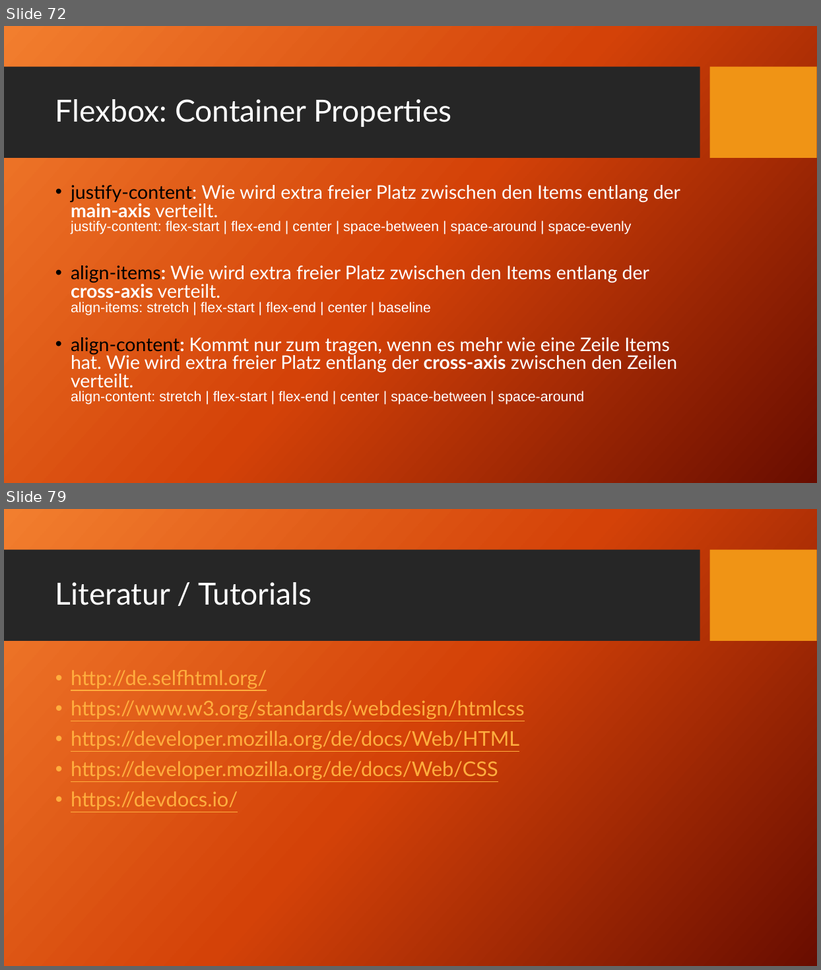
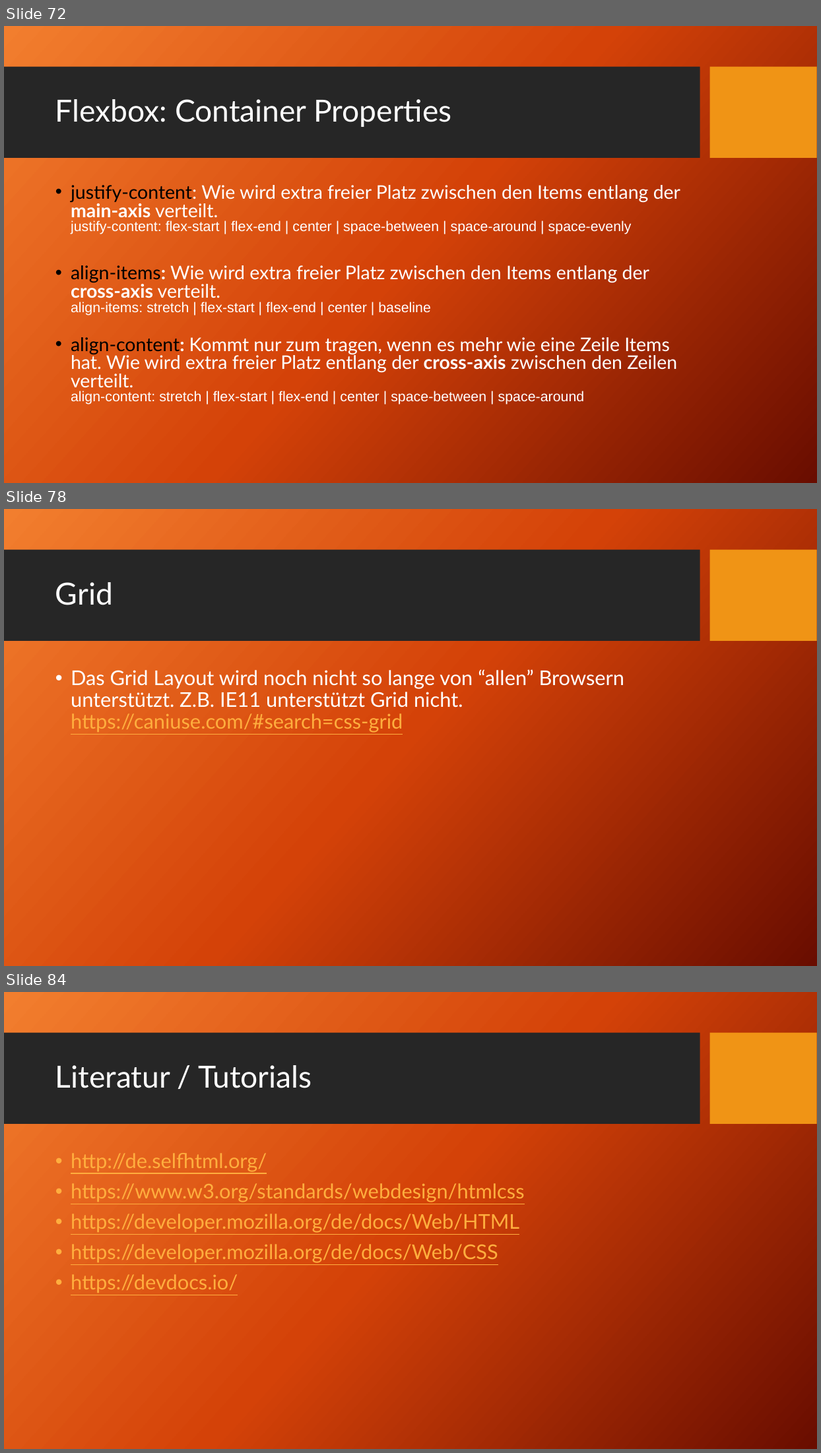
Before and after one commit to TomFrey/htmlCssBasicUebungen, a slide deck: html Schulung.pptx. Shown one above the other, each under a label of ours: slides 72 and 79 before the commit, slides 72, 78 and 84 after it; the slides between them are not shown. The pictures are 821x970 and 821x1453 pixels, drawn with LibreOffice and Linux fonts; fonts in the diff are those of the drawing; background and template pictures are left out. Boxes give left, top, right and bottom in pixels: in the first picture for what was removed or moved away, otherwise in the second. Text is boxed around its words. In the diff, an @@ line names an element or a change of style, - is before the commit and + after.

Commit message:
css Grid zur PowerPoint Präsentation hinzugefügt.

```diff
--- a/html Schulung.pptx
+++ b/html Schulung.pptx
@@ slide 78 added at [4, 509, 817, 966], background picture (left out); not listed: 2 template elements that a slide beside it also shows @@
@@ title added at [55, 582, 113, 605], 36 pt, text #FFFFFF @@
+Grid
@@ text added at [71, 669, 624, 733], 24 pt, text #FFFFFF @@
+• Das Grid Layout wird noch nicht so lange von “allen” Browsern unterstützt. Z.B. IE11 unterstützt Grid nicht.
+  https://caniuse.com/#search=css-grid
@@ what was slide 79 is now slide 84 @@
```
Also in this commit, not shown: 3 slides changed, 7 other slides added, 3 slides removed.
